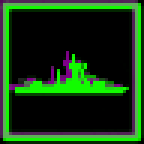
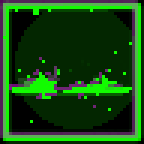
Two versions of the same layered image (w=144, h=144). Layer-by-layer changes:
added layer "Слой 8 копия 2" above "Слой 8" over (x1=12, y1=57, x2=132, y2=123)
hid "Слой 8" over (x1=15, y1=54, x2=129, y2=96)
showed "Слой 14" over (x1=3, y1=3, x2=138, y2=129)
added layer "Цветовой тон/Насыщенность 1 копия" (55%) above "Цветовой тон/Насыщенность 1" over (x1=12, y1=57, x2=123, y2=93)
hid "Цветовой тон/Насыщенность 1" over (x1=12, y1=51, x2=123, y2=93)
